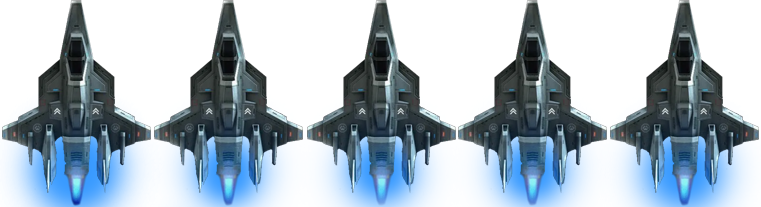
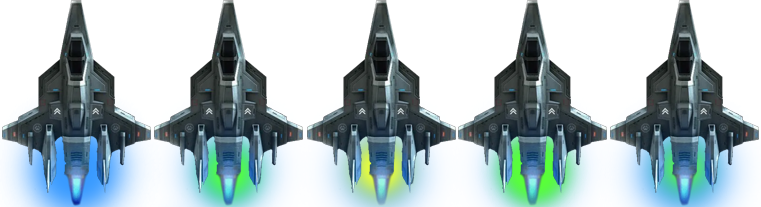
Comparing the layer stacks of the two w=761, h=207 images. Changes:
painted on "Слой 6" over [177, 136, 733, 207]
